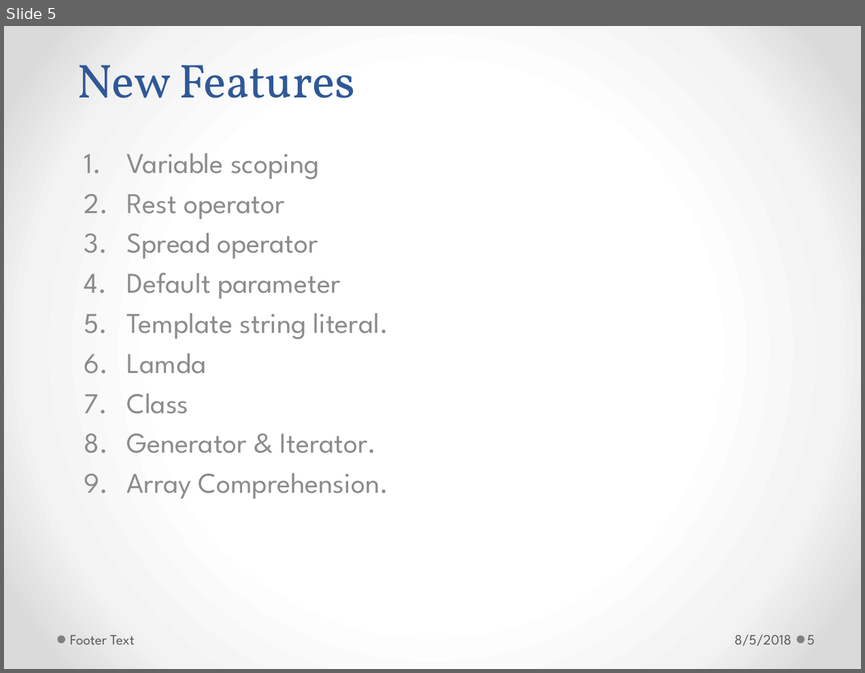
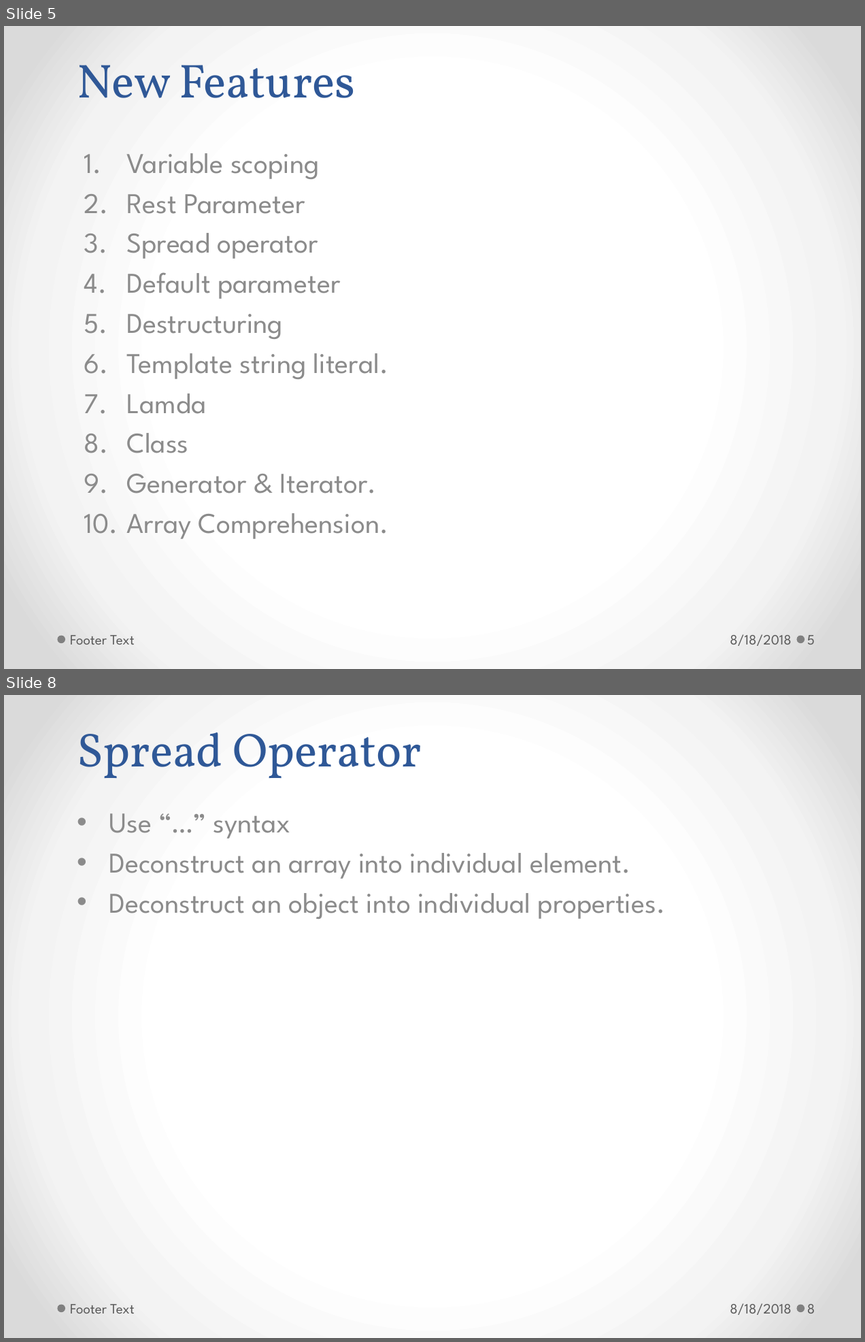
Before and after one commit to h-t-tran/brown, a slide deck: es6/es6.pptx. Shown one above the other, each under a label of ours: slide 5 before the commit, slides 5 and 8 after it; the slides between them are not shown. The pictures are 865x673 and 865x1342 pixels, drawn with LibreOffice and Linux fonts; fonts in the diff are those of the drawing. Boxes give left, top, right and bottom in pixels: in the first picture for what was removed or moved away, otherwise in the second. Text is boxed around its words. In the diff, an @@ line names an element or a change of style, - is before the commit and + after.

Commit message:
Destructuring

```diff
--- a/es6/es6.pptx
+++ b/es6/es6.pptx
@@ slide 8 added at (4,695,861,1338), background gradient #FFFFFF to #F4F4F4 to #DADADA; not listed: 2 template elements that a slide beside it also shows @@
@@ title added at (77,732,422,778), 40 pt, text #2F5897 @@
+Spread Operator
@@ subtitle added at (109,813,665,919), 24 pt, text #8C8C8C @@
+• Use “…” syntax
+• Deconstruct an array into individual element.
+• Deconstruct an object into individual properties.
@@ text added at (70,1304,135,1313), 12 pt, text #595959 @@
+Footer Text
@@ text added at (730,1303,791,1314), 12 pt, text #595959 @@
+8/18/2018
@@ page number added at (807,1304,815,1313), 12 pt, text #595959 @@
+8
@@ slide 5 changed as well @@
@@ subtitle at (127,194,305,214): text changed @@
-2. Rest operator
+2. Rest Parameter
@@ subtitle at (127,314,283,339): paragraph added @@
+5. Destructuring
@@ text at (730,634,791,645): text changed @@
-8/5/2018
+8/18/2018
```
Also in this commit, not shown: 5 other slides changed, 3 other slides added, 5 other files.
